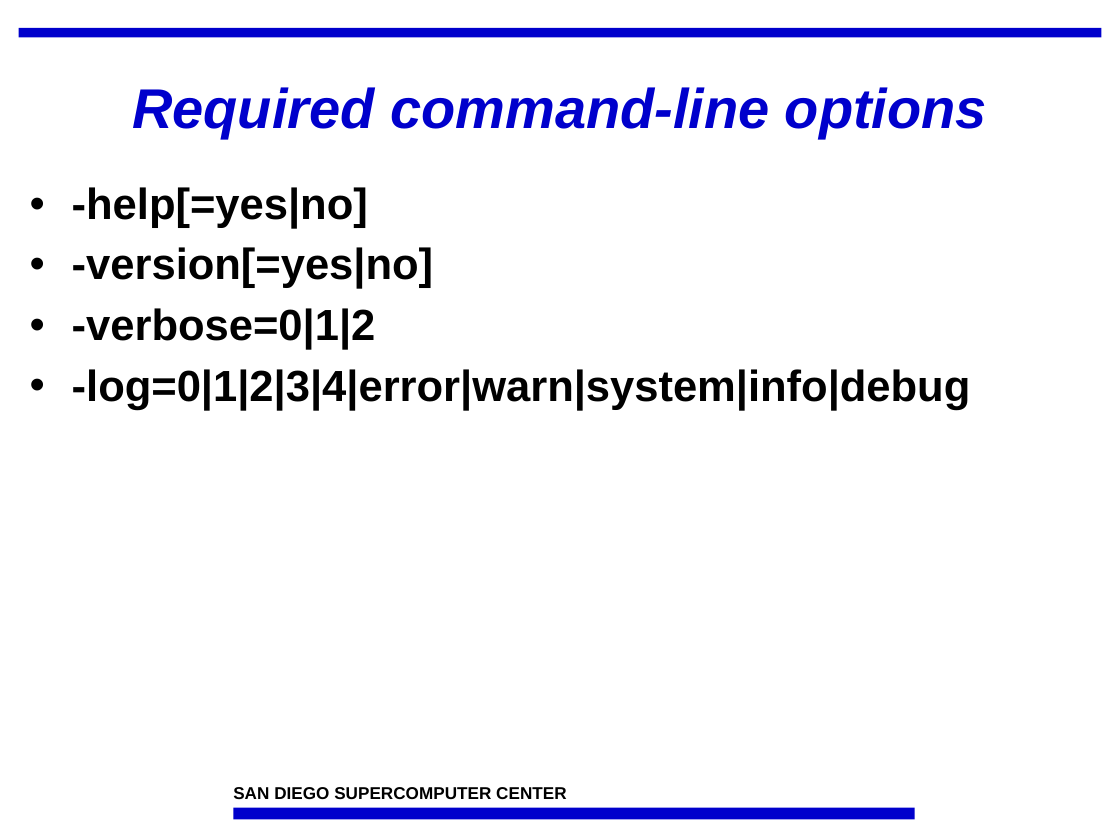
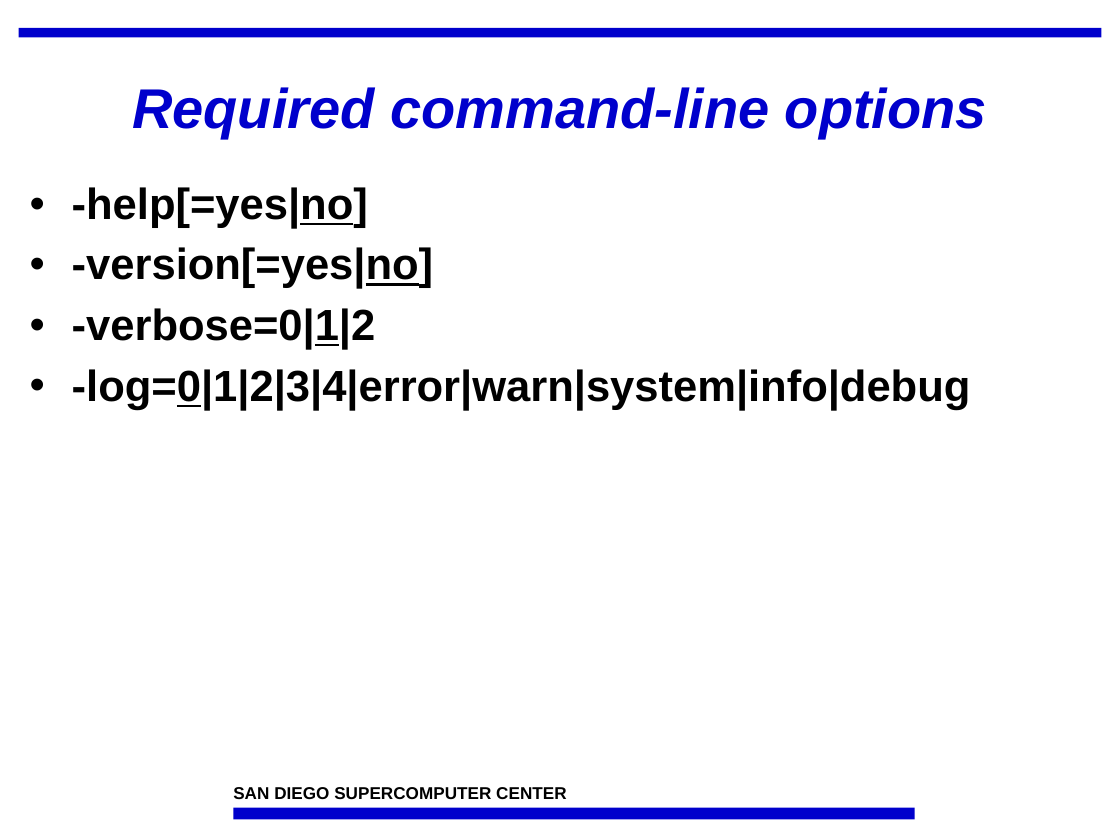
Before and after one commit to IncaProject/inca-xsede, a slide deck: slide 4 of talks/incaReporters.ppt. Drawn at 1120x840 pixels with LibreOffice and Linux fonts; fonts in the diff are those of the drawing; background and template pictures are left out. Boxes give left, top, right and bottom in pixels: in the first picture for what was removed or moved away, otherwise in the second. Text is boxed around its words. In the diff, an @@ line names an element or a change of style, - is before the commit and + after.

```diff
--- a/talks/incaReporters.ppt
+++ b/talks/incaReporters.ppt
@@ text "-help[=yes|no]" at (72,187,971,410): underline on in "-help[=yes|no]", "-version[=yes|no]", "-verbose=0|1|2", "-log=0|1|2|3|4|error|warn|system|info|debug" @@
```
Also in this commit, not shown: 4 other slides changed, 2 slides added.
